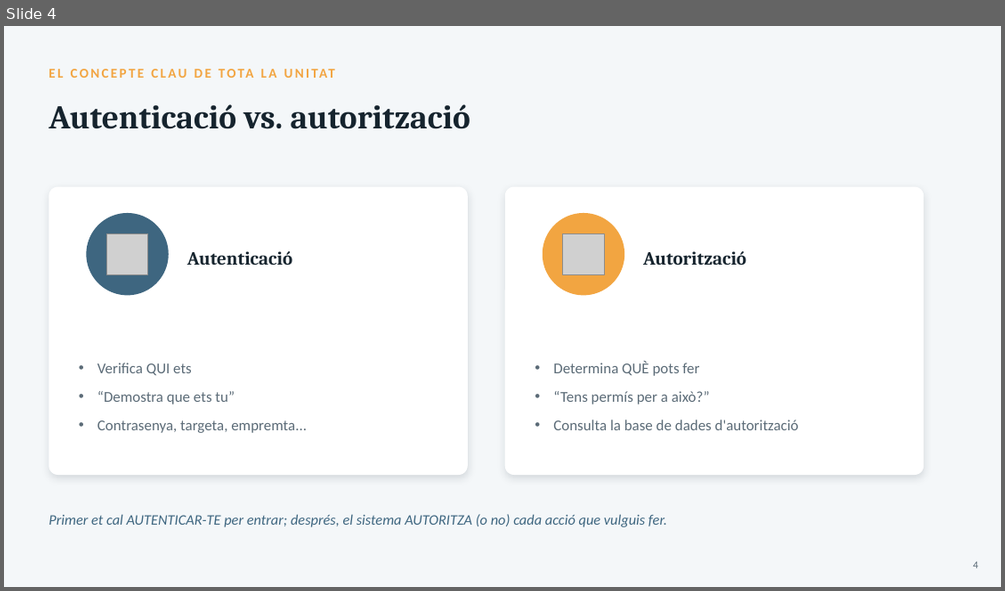
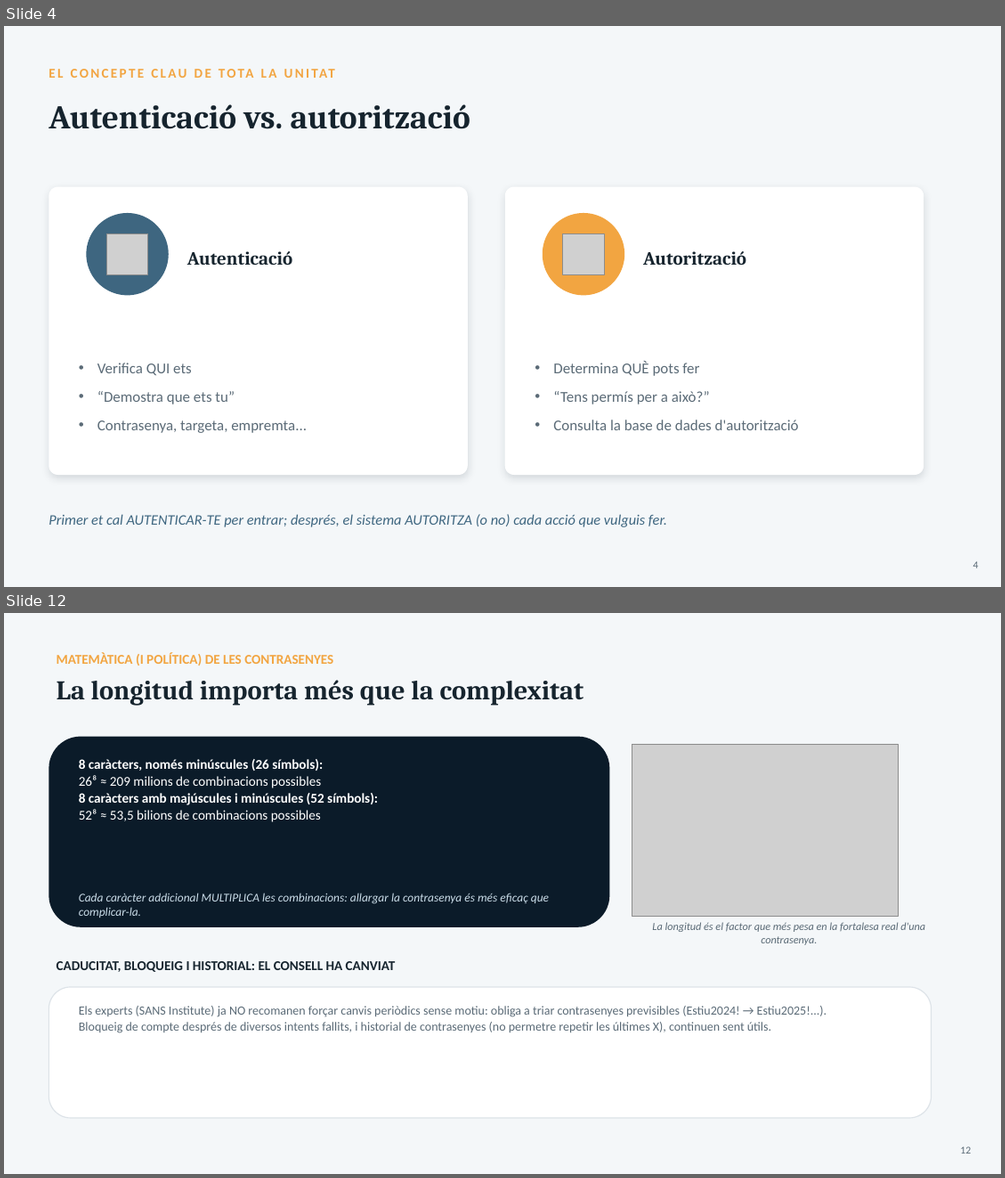
Before and after one commit to joansanchezescudero/SMX_0226_Seguretat_Informatica, a slide deck: RA1 - Seguretat passiva/AA3 - Seguretat logica/RA1_AA3_Seguretat_Logica.pptx. Shown one above the other, each under a label of ours: slide 4 before the commit, slides 4 and 12 after it; the slides between them are not shown. The pictures are 1005x591 and 1005x1178 pixels, drawn with LibreOffice and Linux fonts; fonts in the diff are those of the drawing; grey boxes stand for pictures. Boxes give left, top, right and bottom in pixels: in the first picture for what was removed or moved away, otherwise in the second. Text is boxed around its words. In the diff, an @@ line names an element or a change of style, - is before the commit and + after.

```diff
--- a/RA1 - Seguretat passiva/AA3 - Seguretat logica/RA1_AA3_Seguretat_Logica.pptx
+++ b/RA1 - Seguretat passiva/AA3 - Seguretat logica/RA1_AA3_Seguretat_Logica.pptx
@@ slide 12 added at box(4, 613, 1001, 1174), background #F4F7F9 @@
@@ text added at box(57, 652, 333, 666), 13 pt, text #F2A541, bold @@
+MATEMÀTICA (I POLÍTICA) DE LES CONTRASENYES
@@ text added at box(57, 680, 584, 706), 26 pt, text #16242E, bold @@
+La longitud importa més que la complexitat
@@ rounded rectangle added at box(48, 737, 610, 927), fill #0B1B29 @@
@@ picture added at box(632, 744, 898, 916) @@
@@ text added at box(79, 759, 378, 822), 13 pt, text #FFFFFF, bold @@
+8 caràcters, només minúscules (26 símbols):
+26⁸ ≈ 209 milions de combinacions possibles
+8 caràcters amb majúscules i minúscules (52 símbols):
+52⁸ ≈ 53,5 bilions de combinacions possibles
@@ text added at box(79, 892, 549, 917), 11.5 pt, text #CADCE8, italic @@
+Cada caràcter addicional MULTIPLICA les combinacions: allargar la contrasenya és més eficaç que complicar-la.
@@ text added at box(652, 922, 925, 945), 10.5 pt, text #5B6B77, italic @@
+La longitud és el factor que més pesa en la fortalesa real d'una contrasenya.
@@ text added at box(57, 961, 396, 972), 13 pt, text #16242E, bold @@
+CADUCITAT, BLOQUEIG I HISTORIAL: EL CONSELL HA CANVIAT
@@ rounded rectangle added at box(48, 987, 931, 1118), fill #FFFFFF, outline #DDE3E8 1 pt @@
@@ text added at box(79, 1005, 826, 1033), 12 pt, text #5B6B77 @@
+Els experts (SANS Institute) ja NO recomanen forçar canvis periòdics sense motiu: obliga a triar contrasenyes previsibles (Estiu2024! → Estiu2025!...).
+Bloqueig de compte després de diversos intents fallits, i historial de contrasenyes (no permetre repetir les últimes X), continuen sent útils.
@@ text added at box(960, 1146, 971, 1153), 10 pt, text #5B6B77 @@
+12
```
Also in this commit, not shown: 16 slides changed, 10 other slides added.
